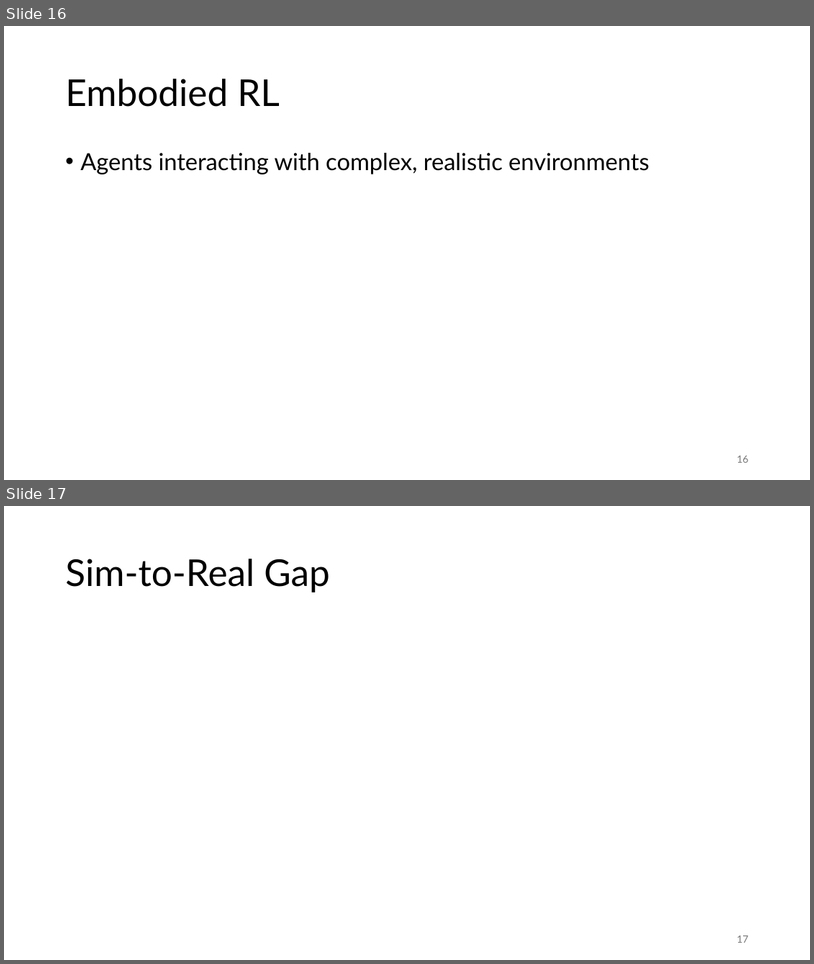
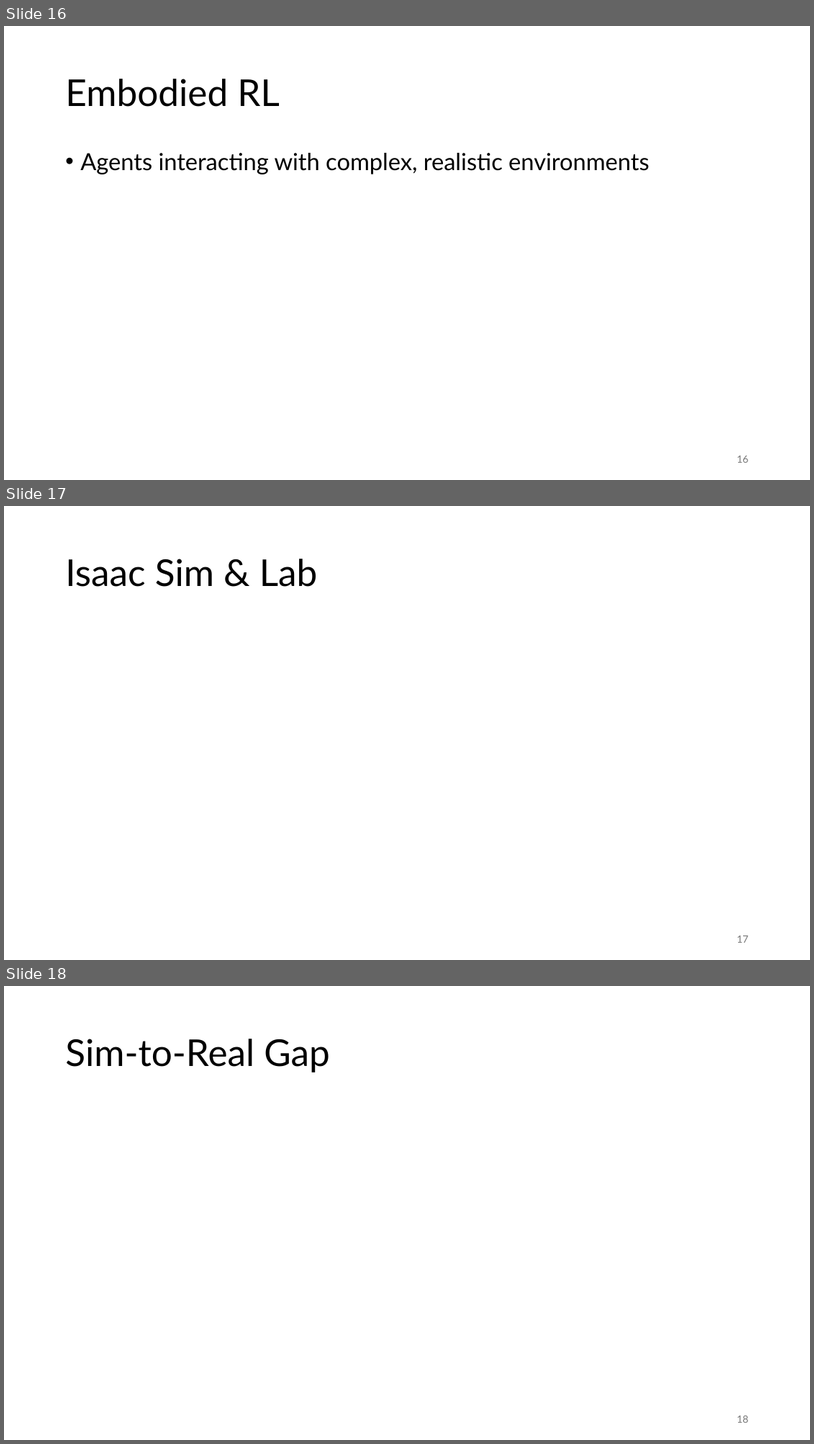
Before and after one commit to FelixWick/reinforcement_learning, a slide deck: slides/3_advanced.pptx. Shown one above the other, each under a label of ours: slides 16 and 17 before the commit, slides 16, 17 and 18 after it. The pictures are 814x964 and 814x1444 pixels, drawn with LibreOffice and Linux fonts; fonts in the diff are those of the drawing. Boxes give left, top, right and bottom in pixels: in the first picture for what was removed or moved away, otherwise in the second. Text is boxed around its words. In the diff, an @@ line names an element or a change of style, - is before the commit and + after.

Commit message:
deep RL updates

```diff
--- a/slides/3_advanced.pptx
+++ b/slides/3_advanced.pptx
@@ slide 17 added at (x1=4, y1=506, x2=810, y2=960), background #FFFFFF @@
@@ title added at (x1=65, y1=559, x2=318, y2=587), 44 pt, text #000000 @@
+Isaac Sim & Lab
@@ page number added at (x1=737, y1=935, x2=748, y2=942), 12 pt, text #797979 @@
+17
@@ what was slide 17 is now slide 18 @@
@@ page number at (x1=737, y1=1415, x2=748, y2=1422): text changed @@
-17
+18
```
